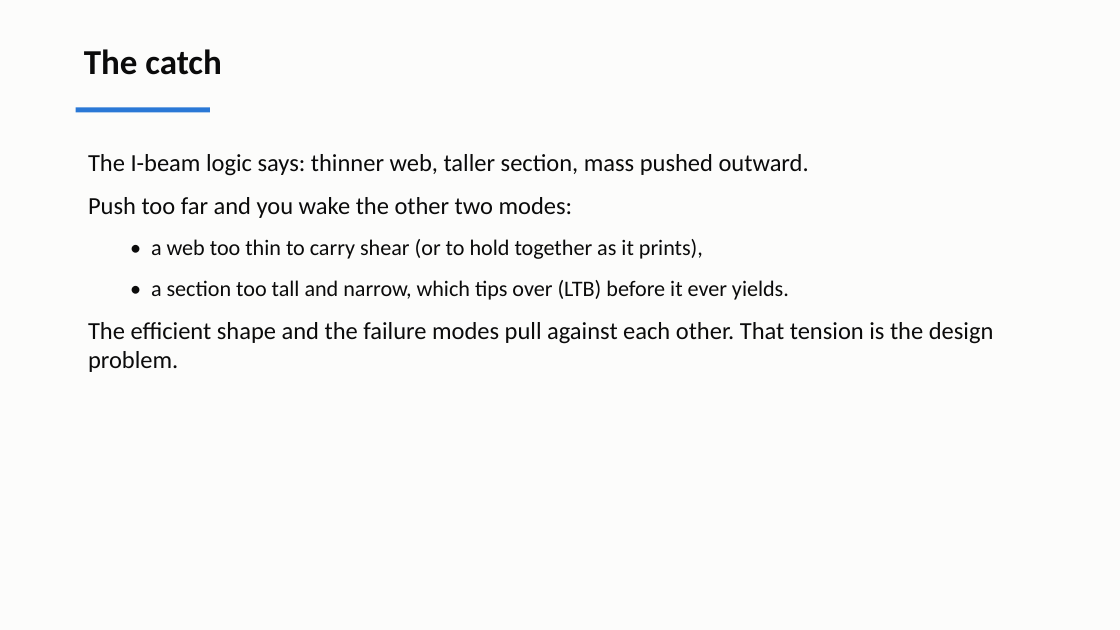
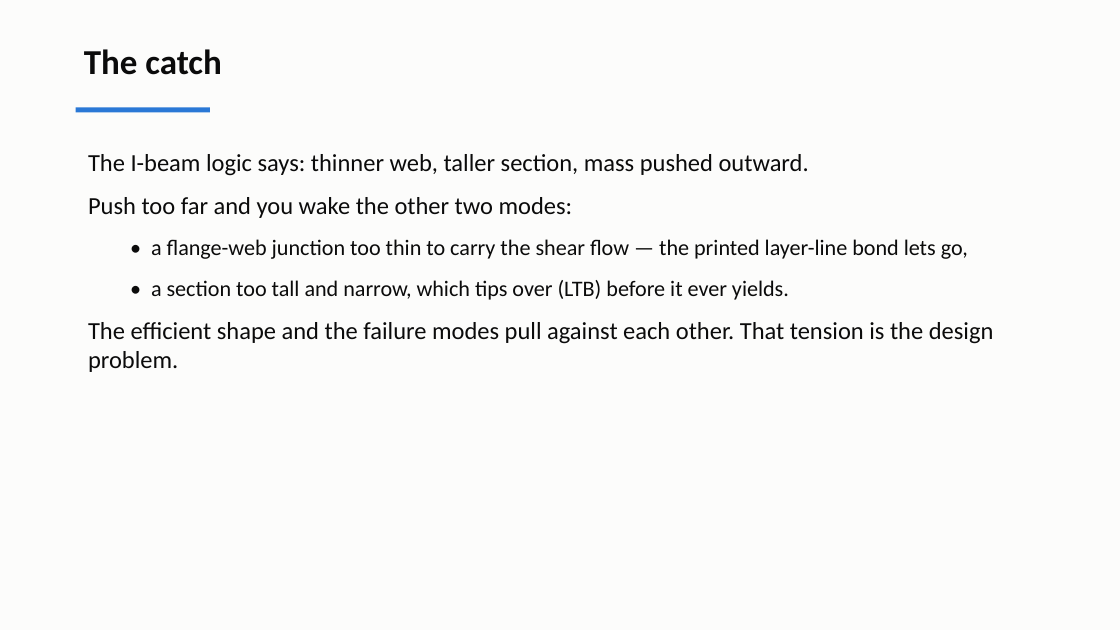
Before and after one commit to andrewvoss8-boop/core-me-data-science-activities-public, a slide deck: slide 9 of me323/Module1_drafts/ME323_Module1_Lecture1.pptx. Drawn at 1120x630 pixels with LibreOffice and Linux fonts; fonts in the diff are those of the drawing. Boxes give left, top, right and bottom in pixels: in the first picture for what was removed or moved away, otherwise in the second. Text is boxed around its words. In the diff, an @@ line names an element or a change of style, - is before the commit and + after.

```diff
--- a/me323/Module1_drafts/ME323_Module1_Lecture1.pptx
+++ b/me323/Module1_drafts/ME323_Module1_Lecture1.pptx
@@ text at <box>151,239,968,259</box>: text changed @@
-  • a web too thin to carry shear (or to hold together as it prints),
+  • a flange-web junction too thin to carry the shear flow — the printed layer-line bond lets go,
```
Also in this commit, not shown: 7 other slides changed, 1 slide added, 1 slide removed, 9 other files.
